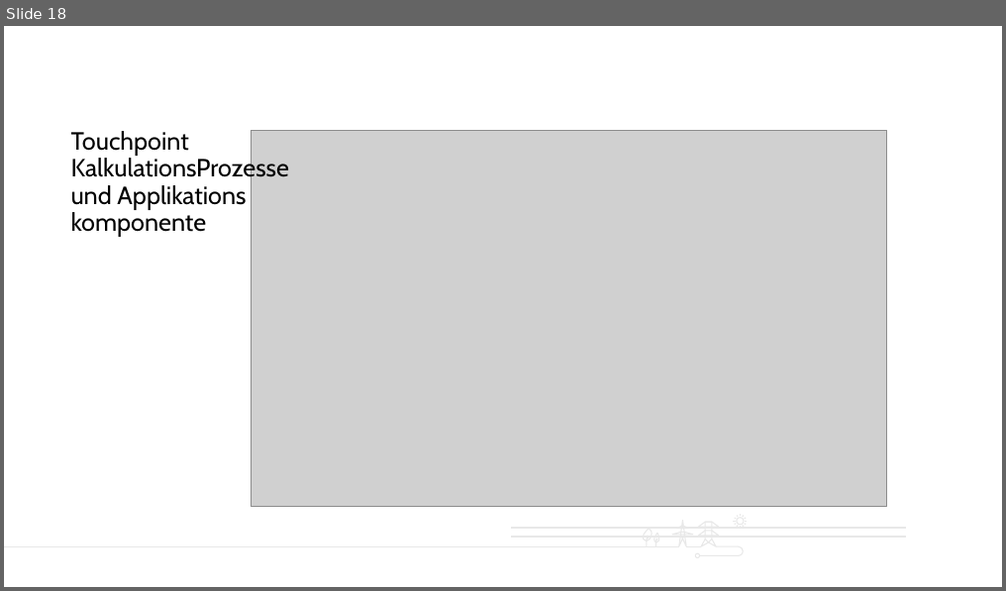
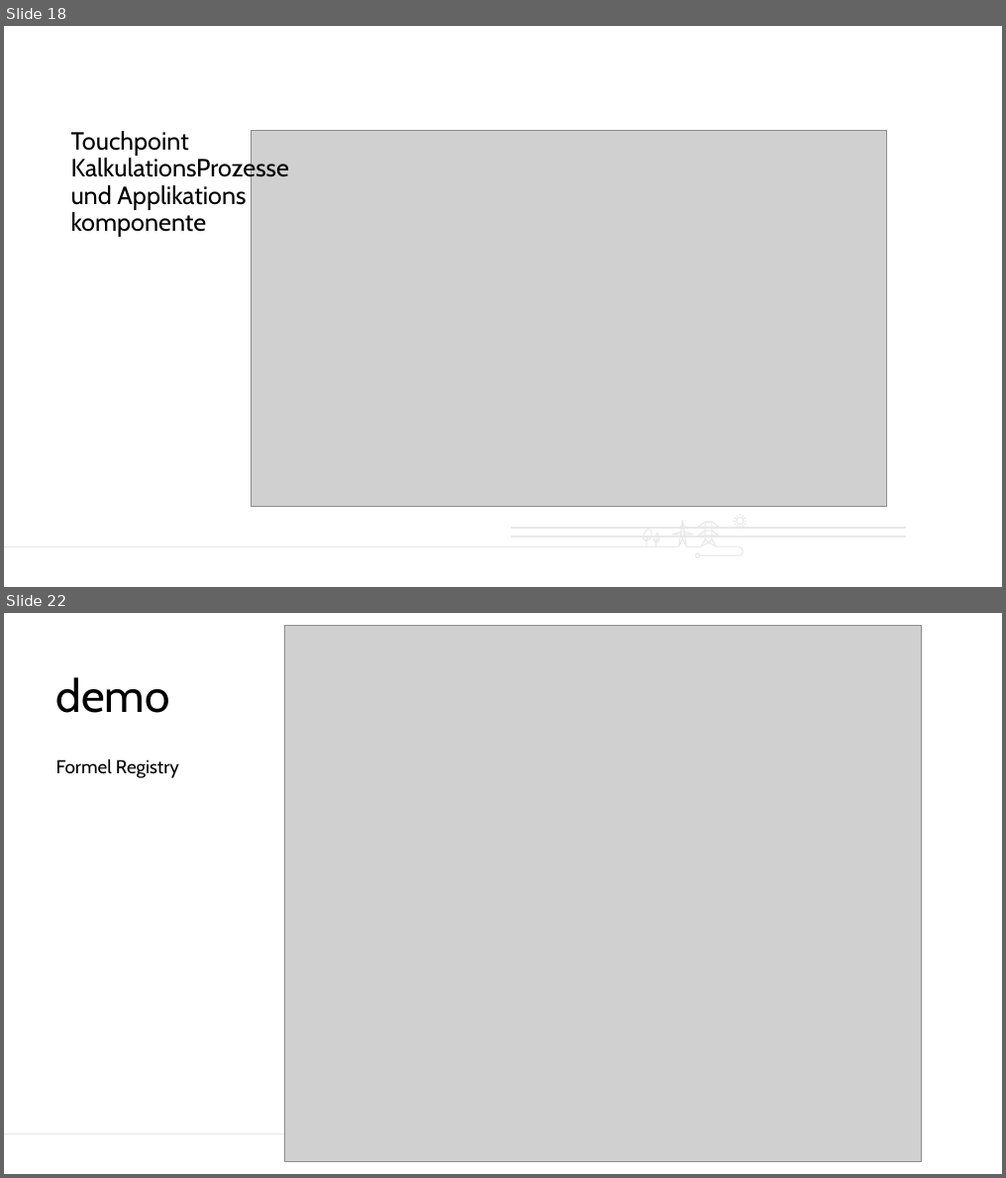
Before and after one commit to avatharbe/PythonBerechnungsformelnAPI, a slide deck: prese.pptx. Shown one above the other, each under a label of ours: slide 18 before the commit, slides 18 and 22 after it; the slides between them are not shown. The pictures are 1006x591 and 1006x1178 pixels, drawn with LibreOffice and Linux fonts; fonts in the diff are those of the drawing; grey boxes stand for pictures. Boxes give left, top, right and bottom in pixels: in the first picture for what was removed or moved away, otherwise in the second. Text is boxed around its words. In the diff, an @@ line names an element or a change of style, - is before the commit and + after.

Commit message:
add demo screens

```diff
--- a/prese.pptx
+++ b/prese.pptx
@@ slide 22 added at (x1=4, y1=613, x2=1002, y2=1174), background #FFFFFF; not listed: 1 template element that a slide beside it also shows @@
@@ picture added at (x1=285, y1=626, x2=921, y2=1161) @@
@@ title added at (x1=56, y1=677, x2=170, y2=713), 44 pt, text #000000 @@
+demo
@@ text added at (x1=56, y1=759, x2=179, y2=778), 18 pt, text #000000 @@
+Formel Registry
```
Also in this commit, not shown: 3 other slides added, 1 slide removed.
